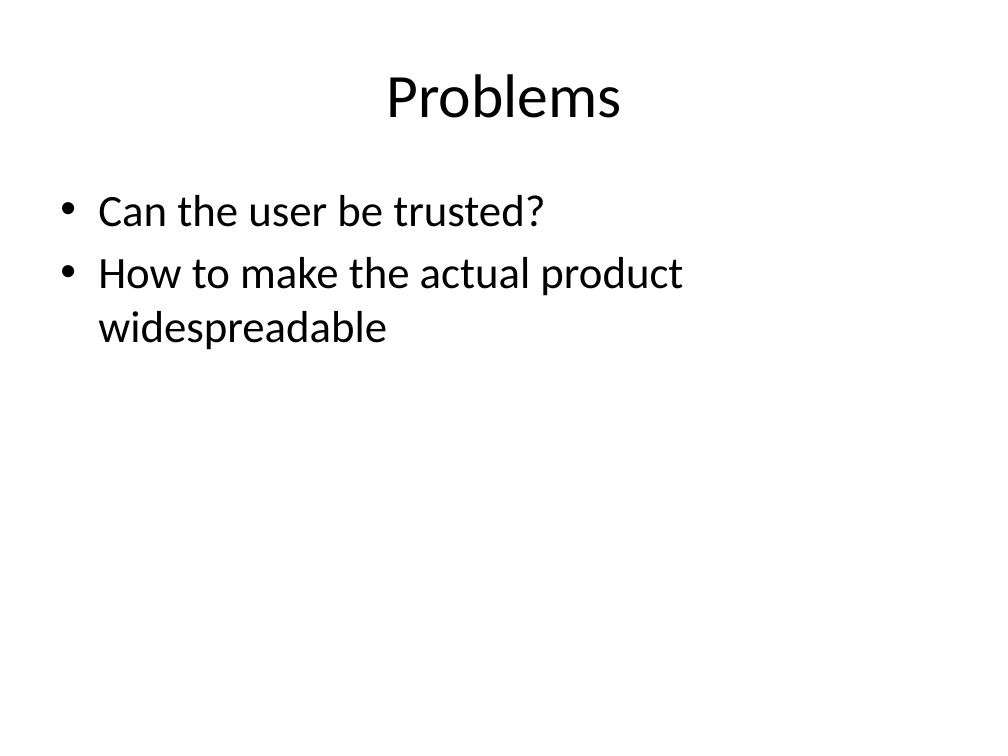
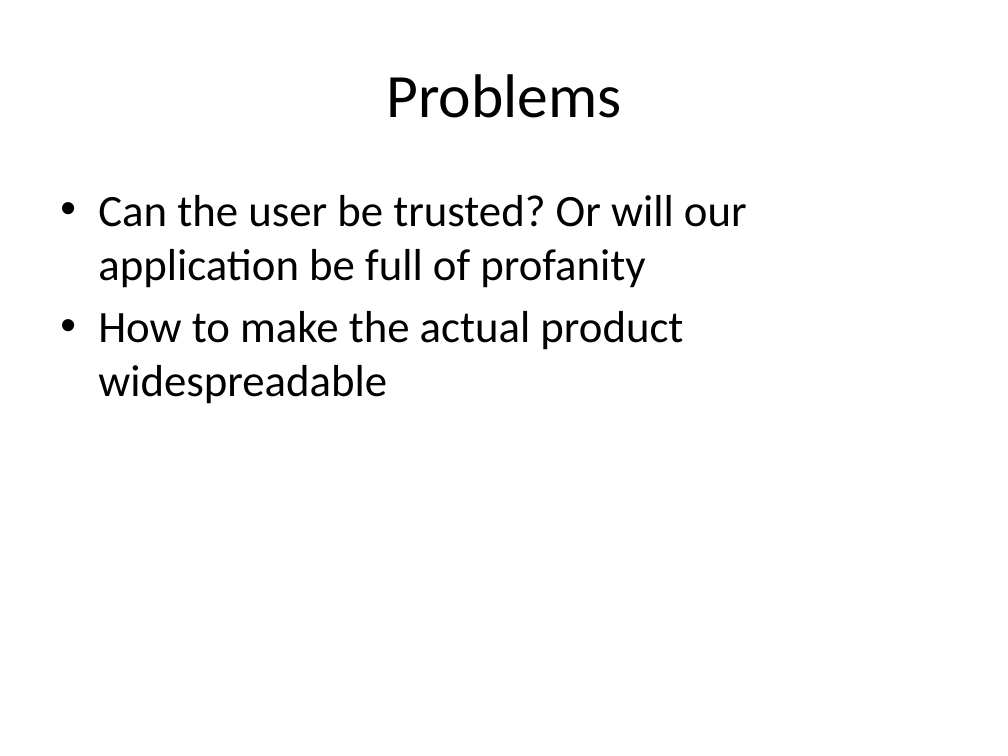
Before and after one commit to Monttinen/Android-ProductLister, a slide deck: slide 5 of doc/Presentation.pptx. Drawn at 1008x756 pixels with LibreOffice and Linux fonts; fonts in the diff are those of the drawing. Boxes give left, top, right and bottom in pixels: in the first picture for what was removed or moved away, otherwise in the second. Text is boxed around its words. In the diff, an @@ line names an element or a change of style, - is before the commit and + after.

Commit message:
Small tweaks on the Presentation

```diff
--- a/doc/Presentation.pptx
+++ b/doc/Presentation.pptx
@@ text at (98, 195, 747, 288): text changed @@
-• Can the user be trusted?
+• Can the user be trusted? Or will our application be full of profanity
```
